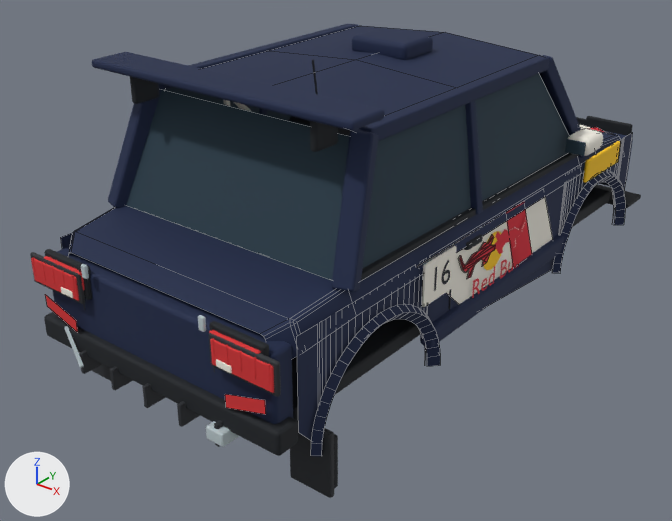
One commit to the Blender file art_source/screenprint/vehicles/F160.blend: the scene before it, then after it.
Camera for both pictures: a camera (50 mm lens) standing at (3.03, -4.27, 2.28) and looking at (-0.09, -0.37, -0.14). Arrows for +X, +Y and +Z are at lower left; the lights stay in place. The first picture is the older version. Mesh edges are drawn as thin lines on the coarser meshes.

Names of what the first picture shows: 'Floor', 'GTICrownedRoof', 'RearBumper', 'RearFascia', 'RearGlass', 'RoofSideRail.001', 'RoofWing', 'SculptedShoulder', 'SideWindows.001', 'Sill.001', 'WideArch.003', 'WindowPillar.004' and 93 more.
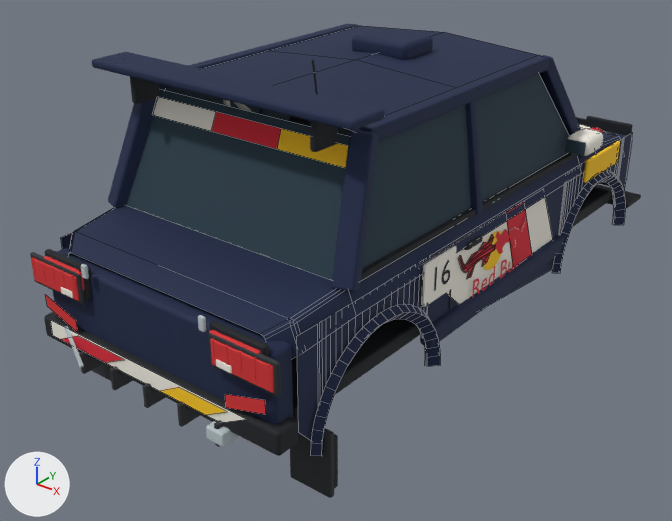
Location of each change, (x1, y1, x2, y2) in pixels of the pictures (672 x 521 px):
'LiveryRear_WhiteSash', added
    after: (51, 321, 245, 422)
'LiveryRear_GlassBanner.001', added (red)
    after: (211, 112, 281, 149)
'LiveryRear_GlassBanner.002', added (yellow)
    after: (277, 129, 348, 168)
'LiveryRear_GlassBanner', added
    after: (153, 97, 216, 131)
'LiveryRear_YellowSash', added (yellow)
    after: (161, 387, 226, 415)
'LiveryRear_RedSash', added (red)
    after: (61, 336, 124, 362)

What changed in the scene script:
```text
Add me_liveryrear_yellowsash_001:
    me_liveryrear_yellowsash_001.from_pydata([(0.08, -1.912, -0.184), (0.39, -1.912, -0.184), (0.53, -1.912, -0.106), (0.22, -1.912, -0.106)], [], [(0, 1, 2, 3)])
    me_liveryrear_yellowsash_001.materials.append(mat_sun)  # yellow #ffca18
Add me_liveryrear_redsash_001:
    me_liveryrear_redsash_001.from_pydata([(-0.68, -1.911, -0.184), (-0.32, -1.911, -0.184), (-0.16, -1.911, -0.106), (-0.52, -1.911, -0.106)], [], [(0, 1, 2, 3)])
    me_liveryrear_redsash_001.materials.append(mat_scarlet)  # red #dd2537
Add me_liveryrear_whitesash_001:
    me_liveryrear_whitesash_001.from_pydata([(-0.75, -1.906, -0.19), (0.48, -1.906, -0.19), (0.64, -1.906, -0.1), (-0.75, -1.906, -0.1)], [], [(0, 1, 2, 3)])
    me_liveryrear_whitesash_001.materials.append(mat_white)  # white #f6f2e7
Add me_liveryrear_glassbanner_002:
    me_liveryrear_glassbanner_002.from_pydata([(0.218, -1.197, 0.847), (0.654, -1.197, 0.847), (0.643, -1.161, 0.936), (0.214, -1.161, 0.936)], [], [(0, 1, 2, 3)])
    me_liveryrear_glassbanner_002.materials.append(mat_sun)  # yellow #ffca18
Add me_liveryrear_glassbanner_001:
    me_liveryrear_glassbanner_001.from_pydata([(-0.218, -1.197, 0.847), (0.218, -1.197, 0.847), (0.214, -1.161, 0.936), (-0.214, -1.161, 0.936)], [], [(0, 1, 2, 3)])
    me_liveryrear_glassbanner_001.materials.append(mat_scarlet)  # red #dd2537
Add me_liveryrear_glassbanner:
    me_liveryrear_glassbanner.from_pydata([(-0.654, -1.197, 0.847), (-0.218, -1.197, 0.847), (-0.214, -1.161, 0.936), (-0.643, -1.161, 0.936)], [], [(0, 1, 2, 3)])
    me_liveryrear_glassbanner.materials.append(mat_white)  # white #f6f2e7
Add ob_liveryrear_yellowsash:
    ob_liveryrear_yellowsash = bpy.data.objects.new('LiveryRear_YellowSash', me_liveryrear_yellowsash_001)
    ob_liveryrear_yellowsash.location = (0.0, 0.0, 0.0)
Add ob_liveryrear_redsash:
    ob_liveryrear_redsash = bpy.data.objects.new('LiveryRear_RedSash', me_liveryrear_redsash_001)
    ob_liveryrear_redsash.location = (0.0, 0.0, 0.0)
Add ob_liveryrear_whitesash:
    ob_liveryrear_whitesash = bpy.data.objects.new('LiveryRear_WhiteSash', me_liveryrear_whitesash_001)
    ob_liveryrear_whitesash.location = (0.0, 0.0, 0.0)
Add ob_liveryrear_glassbanner_002:
    ob_liveryrear_glassbanner_002 = bpy.data.objects.new('LiveryRear_GlassBanner.002', me_liveryrear_glassbanner_002)
    ob_liveryrear_glassbanner_002.location = (0.0, 0.0, 0.0)
Add ob_liveryrear_glassbanner_001:
    ob_liveryrear_glassbanner_001 = bpy.data.objects.new('LiveryRear_GlassBanner.001', me_liveryrear_glassbanner_001)
    ob_liveryrear_glassbanner_001.location = (0.0, 0.0, 0.0)
Add ob_liveryrear_glassbanner:
    ob_liveryrear_glassbanner = bpy.data.objects.new('LiveryRear_GlassBanner', me_liveryrear_glassbanner)
    ob_liveryrear_glassbanner.location = (0.0, 0.0, 0.0)
```
